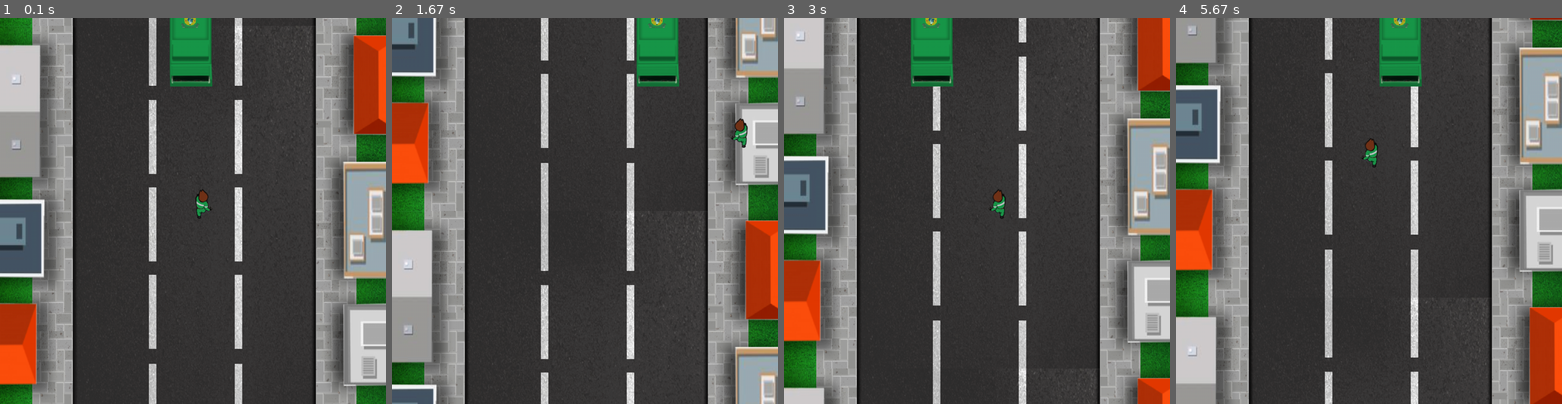
Above: before the commit, frames 1-4 (left to right).
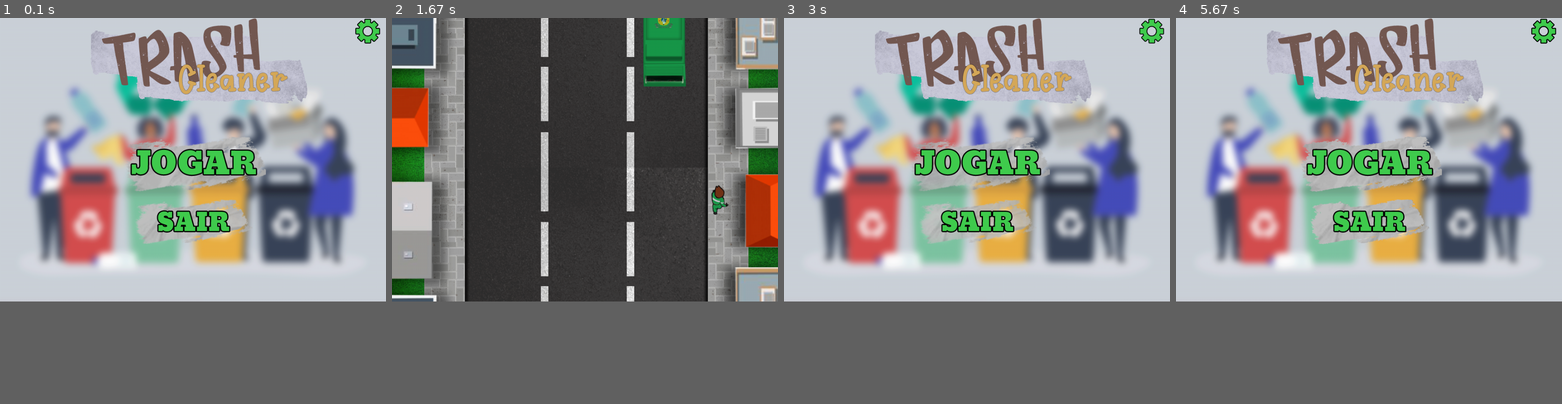
Above: after the commit, the same moments.

Repository: luisfelipelira/Pygame-PCA
Game: pygame game, started from Jogo.py
Two runs of this game, one before a commit and one after it. Both use one fixed random seed, a clock stepped at 60 frames per second and the inputs below.
Inputs (mouse positions are in pixels of both pictures, inside the frame that each line leads up to):
- Up to frame 1 (0.1 s): no input
- Up to frame 2 (1.67 s): press the mouse at (569, 172) at 0.37 s; move the mouse to (639, 160) at 0.47 s; release the mouse at (708, 153) at 0.6 s; hold Right 0.67-1.13 s; move the mouse to (623, 222) at 0.7 s; hold Up 1.17-1.47 s; hold Right from 1.5 s (still down)
- Up to frame 3 (3 s): release Right at 1.97 s; hold Left 2-2.53 s; hold Down 2.57-2.87 s; hold Esc from 2.9 s (still down); hold Left from 2.9 s (still down)
- Up to frame 4 (5.67 s): release Esc at 3.3 s; release Left at 3.3 s; press the mouse at (1542, 29) at 3.37 s; move the mouse to (1484, 75) at 3.47 s; release the mouse at (1430, 118) at 3.6 s; hold Left 3.83-4.23 s; hold Up 4.27-4.83 s; hold Right 4.87-5.5 s; hold Down from 5.53 s (still down)
The window is 900x900 before the commit and 900x661 after it. Grey fills any space a smaller window leaves; there, only what the larger window draws over its background counts as a difference.

The runs differ from the first frame. In frame 1, 81% of the frame differs, in the area x 0-100%, y 0-100%; in frame 2, 27%; in frame 3, 81%; in frame 4, 81%.

Commit message:
Atualização do menu do jogo

Diff:
--- a/Jogo.py
+++ b/Jogo.py
@@ -1,7 +1,9 @@
 import os
 import pygame
+import menu
 from catador import Carro
 from player import Player
+
 
 os.environ['SDL_VIDEO_CENTERED'] = '1'
 pygame.init()
@@ -13,7 +15,7 @@
 # Resolução
 
 WIDTH = 980
-HEIGHT = 980
+HEIGHT = 720
 
 # objetos
 
@@ -23,11 +25,11 @@
 
 # Janela
 
-screen = pygame.display.set_mode((HEIGHT, WIDTH))
+screen = pygame.display.set_mode((WIDTH, HEIGHT))
 pygame.display.set_caption("Trash Cleaner")
 
 # Fundo
-bg = pygame.image.load('Imagens/fundosemobjetos.png').convert()
+bg = pygame.image.load('Imagens/jogo/fundosemobjetos.png').convert()
 bg = pygame.transform.scale(bg, (WIDTH, HEIGHT))
 bg_y = 0
 
@@ -41,8 +43,6 @@
 
 enemies_spd = 0
 
-
-clock = pygame.time.Clock()
 janela_aberta = True
 while janela_aberta:
     clock.tick(fps)
@@ -62,9 +62,10 @@
             if event.key == pygame.K_SPACE:
                 andar.play()
 
-    # Update
-    objectGroup.update()
-    pygame.display.update()
-    screen.fill((0, 0, 0))
+
+# Update
+objectGroup.update()
+pygame.display.update()
+screen.fill((0, 0, 0))
 
 pygame.quit()
--- a/catador.py
+++ b/catador.py
@@ -10,7 +10,7 @@
     def __init__(self, *groups):
         super().__init__(*groups)
 
-        self.image = pygame.image.load('Imagens/caminhãodelixo.png')
+        self.image = pygame.image.load('Imagens/jogo/caminhãodelixo.png')
         self.image = pygame.transform.scale(self.image, [140, 330])
         self.rect = pygame.Rect(440, 10, 100, 800)
         self.timer = 0
--- /dev/null
+++ b/lixos.py
@@ -0,0 +1,39 @@
+import pygame as pg
+from random import randint
+from menu import screen
+
+WIDTH = 980
+HEIGHT = 720
+pg.font.init()
+pg.mixer.init()
+
+
+lixo_speed = 0
+lixo_x, lixo_y = 40, 54
+lixo1_y = randint(-HEIGHT, -lixo_y)  # Posição do carro vermelho (lado esquerdo).
+lixo2_y = randint(-HEIGHT, -lixo_y)  # Posição do carro amarelo (lado direito).
+lixo3_y = randint(-HEIGHT, -lixo_y)  # Posição do carro azul (centro).
+
+
+lixo_x= int(WIDTH / 2)
+
+
+lixo_img = [pg.image.load('Imagens/jogo/LataLixo1.png'),
+            pg.image.load('Imagens/jogo/LataLixo2.png'),
+            pg.image.load('Imagens/jogo/Lixo1.png')]
+
+
+lixo1_y += lixo_speed + 5
+lixo2_y += lixo_speed + 2
+lixo3_y += lixo_speed + 4
+if lixo1_y > HEIGHT:
+    lixo1_y = randint(-2500, - 2000)
+if lixo2_y > HEIGHT:
+    lixo2_y = randint(-1000, -750)
+if lixo3_y > HEIGHT:
+    lixo3_y = randint(-1750, -1250)
+
+def lixo():
+    screen.blit(lixo_img[1], (lixo_x - 115, lixo_y))
+    screen.blit(lixo_img[2], (lixo_x - int(lixo_x / 2), lixo2_y))
+    screen.blit(lixo_img[3], (lixo_x + 60, lixo_y))
--- /dev/null
+++ b/menu.py
@@ -0,0 +1,134 @@
+import pygame
+import shelve
+from catador import Carro
+from player import Player
+import os
+
+
+os.environ['SDL_VIDEO_CENTERED'] = '1'
+
+WIDTH = 980
+HEIGHT = 720
+
+pygame.init()
+save = shelve.open('save')
+pygame.display.set_caption("Trash Cleaner")
+screen = pygame.display.set_mode((WIDTH, HEIGHT))
+
+# Iniciando imagens, sons e fontes e arquivos
+
+titulo = pygame.image.load('imagens/menu/titulo.png')
+fundo = pygame.image.load('imagens/menu/fundo.png')
+
+jogar = pygame.image.load('imagens/menu/jogar.png')
+jogaralt = pygame.image.load('imagens/menu/jogaralt.png')
+
+sair = pygame.image.load('imagens/menu/sair.png')
+sairalt = pygame.image.load('imagens/menu/sairalt.png')
+
+config = pygame.image.load('imagens/menu/config.png')
+configalt = pygame.image.load('imagens/menu/configalt.png')
+
+
+# music = pygame.mixer.Sound('Sons/music.wav')
+# passos = pygame.mixer.Sound('Sons/passos.wav')
+def menu():
+    # Coloca as imagens
+    screen.blit(fundo, (0, 0))
+    screen.blit(titulo, (WIDTH / 4.5, 0))
+    screen.blit(jogar, (WIDTH / 3.1, 300))
+    # screen.blit(jogaralt, (WIDTH / 4,0))
+    screen.blit(sair, (WIDTH / 3, 460))
+    # screen.blit(sairalt, (WIDTH / 4,0))
+    screen.blit(config, (900, 0))
+    # screen.blit(configalt, (800,0))
+    pygame.display.flip()
+
+    # Eventos clicáveis do Menu
+
+    while pygame.event.wait() or pygame.event.get():
+
+        # Pega a posição do mouse e
+        # (Posição hitbox direita) > Posição X do mouse > (Posição hitbox esquerda) and (Posição hitbox baixo)
+        # > Posição Y do mouse > (Posição hitbox cima) então:
+
+        mouse = pygame.mouse.get_pos()
+
+        if WIDTH / 3.1 + 359 > mouse[0] > WIDTH / 3.1 and 300 + 142 > mouse[1] > 300:
+            screen.blit(jogaralt, (WIDTH / 3.3, 288))
+            if pygame.mouse.get_pressed()[0]:
+
+                fps = 60
+
+                # objetos
+
+                objectGroup = pygame.sprite.Group()
+                Player(objectGroup)
+                Carro(objectGroup)
+
+                # Fundo
+                bg = pygame.image.load('Imagens/jogo/fundosemobjetos.png').convert()
+                bg = pygame.transform.scale(bg, (WIDTH, HEIGHT))
+                bg_y = 0
+
+                # Sounds
+                andar = pygame.mixer.Sound('Sons/passos.wav')
+
+                # Música
+
+                # pygame.mixer_music.load("Sons/music.wav")
+                # pygame.mixer.music.play(-1)
+
+                # enemies_spd = 0
+
+                clock = pygame.time.Clock()
+                # def jogo():
+                while True:
+                    clock.tick(fps)
+
+                    # Faz o Fundo continuar infinito
+                    bg_y1 = bg_y % bg.get_height()
+                    bg_y += 5
+                    screen.blit(bg, (0, bg_y1 - bg.get_height()))
+                    if bg_y1 < HEIGHT:
+                        screen.blit(bg, (0, bg_y1))
+                        # Desenha os objetos
+                        objectGroup.draw(screen)
+                    for event in pygame.event.get():
+                        if event.type == pygame.QUIT:
+                            pygame.quit()
+                        elif event.type == pygame.KEYDOWN:
+                            if event.key == pygame.K_SPACE:
+                                andar.play()
+                            if event.key == pygame.K_ESCAPE:
+                                menu()
+
+                    # Update
+                    objectGroup.update(0.1)
+                    pygame.display.update()
+                    screen.fill((0, 0, 0))
+        else:
+            screen.blit(jogar, (WIDTH / 3.1, 300))
+
+        if WIDTH / 3 + 316 > mouse[0] > WIDTH / 3 and 460 + 115 > mouse[1] > 460:
+            screen.blit(sairalt, (WIDTH / 3, 460))
+            if pygame.mouse.get_pressed()[0]:
+                quit()
+        else:
+            screen.blit(sair, (WIDTH / 3, 460))
+
+        if 900 + 67 > mouse[0] > 900 and 0 + 67 > mouse[1] > 0:
+            screen.blit(configalt, (899, -1))
+
+        else:
+            screen.blit(config, (900, 0))
+
+        for event in pygame.event.get():
+            if event.type == pygame.QUIT:
+                pygame.quit()
+
+        pygame.display.flip()
+
+
+menu()
+pygame.quit()
--- a/player.py
+++ b/player.py
@@ -13,38 +13,32 @@
 class Player(pygame.sprite.Sprite):
     def __init__(self, *groups):
         super().__init__(*groups)
-        self.images = [pygame.image.load('Imagens/boneco1.png'),
-                       pygame.image.load('Imagens/boneco2.png')]
+        self.images = [pygame.image.load('Imagens/jogo/boneco1.png'),
+                       pygame.image.load('Imagens/jogo/boneco2.png')]
 
         self.current_image = 0
-        self.image = pygame.image.load('Imagens/boneco1.png')
+        self.image = pygame.image.load('Imagens/jogo/boneco1.png')
         self.image = pygame.transform.scale(self.image, [69, 146])
-        self.rect = pygame.Rect(480, 400, 100, 100)
+        self.rect = pygame.Rect(460, 570, 100, 100)
 
     def update(self, *args):
         comandos = pygame.key.get_pressed()
+        self.current_image = (self.current_image + 1) % 2
+        self.image = self.images[self.current_image]
         if comandos[pygame.K_UP]:
             self.rect.y -= 10
-            self.current_image = (self.current_image + 1) % 2
-            self.image = self.images[self.current_image]
         if comandos[pygame.K_DOWN]:
             self.rect.y += 10
-            self.current_image = (self.current_image + 1) % 2
-            self.image = self.images[self.current_image]
         if comandos[pygame.K_RIGHT]:
             self.rect.x += 10
-            self.current_image = (self.current_image + 1) % 2
-            self.image = self.images[self.current_image]
         if comandos[pygame.K_LEFT]:
             self.rect.x -= 10
-            self.current_image = (self.current_image + 1) % 2
-            self.image = self.images[self.current_image]
 
         if self.rect.top < 200:
             self.rect.top = 200
-        if self.rect.bottom > WIDTH+180:
-            self.rect.bottom = WIDTH+180
-        if self.rect.left < 65:
-            self.rect.left = 65
-        if self.rect.right > HEIGHT:
-            self.rect.right = HEIGHT
+        if self.rect.bottom > WIDTH-20:
+            self.rect.bottom = WIDTH-20
+        if self.rect.left < 120:
+            self.rect.left = 120
+        if self.rect.right > 895:
+            self.rect.right = 895
Binary file added: Imagens/jogo/LataLixo1.png
Binary file added: Imagens/jogo/LataLixo2.png
Binary file added: Imagens/jogo/Lixo1.png
Binary file added: Imagens/jogo/boneco1.png
Binary file added: Imagens/jogo/boneco2.png
Binary file added: Imagens/jogo/caminhãodelixo.png
Binary file added: Imagens/jogo/fundo.jpg
Binary file added: Imagens/jogo/fundoinf.png
Binary file added: Imagens/jogo/fundosemobjetos.png
Binary file added: Imagens/jogo/gifboneco.gif
Binary file added: Imagens/menu/Menu.png
Binary file added: Imagens/menu/config.png
(and 10 more such lines)
